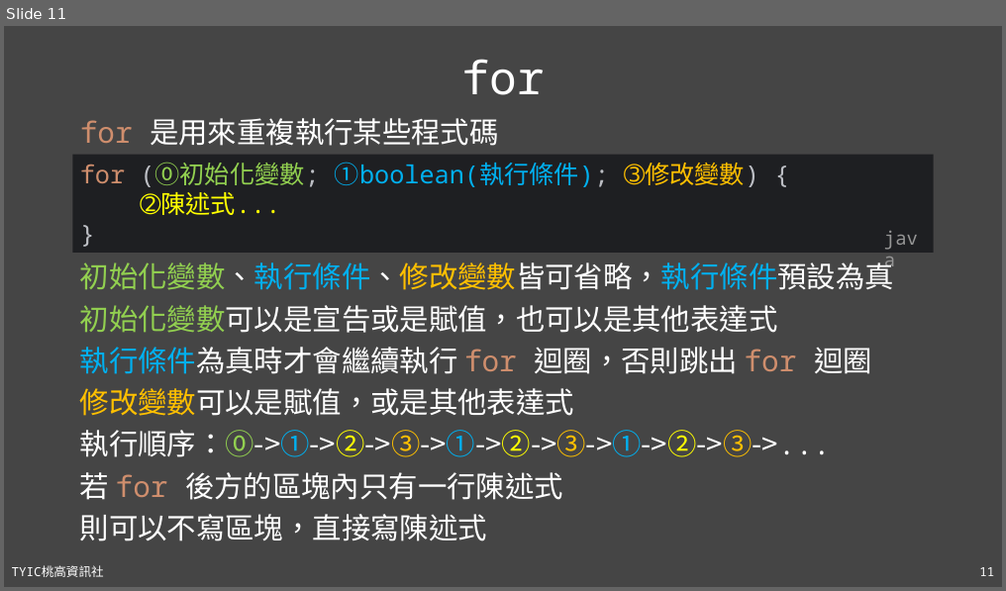
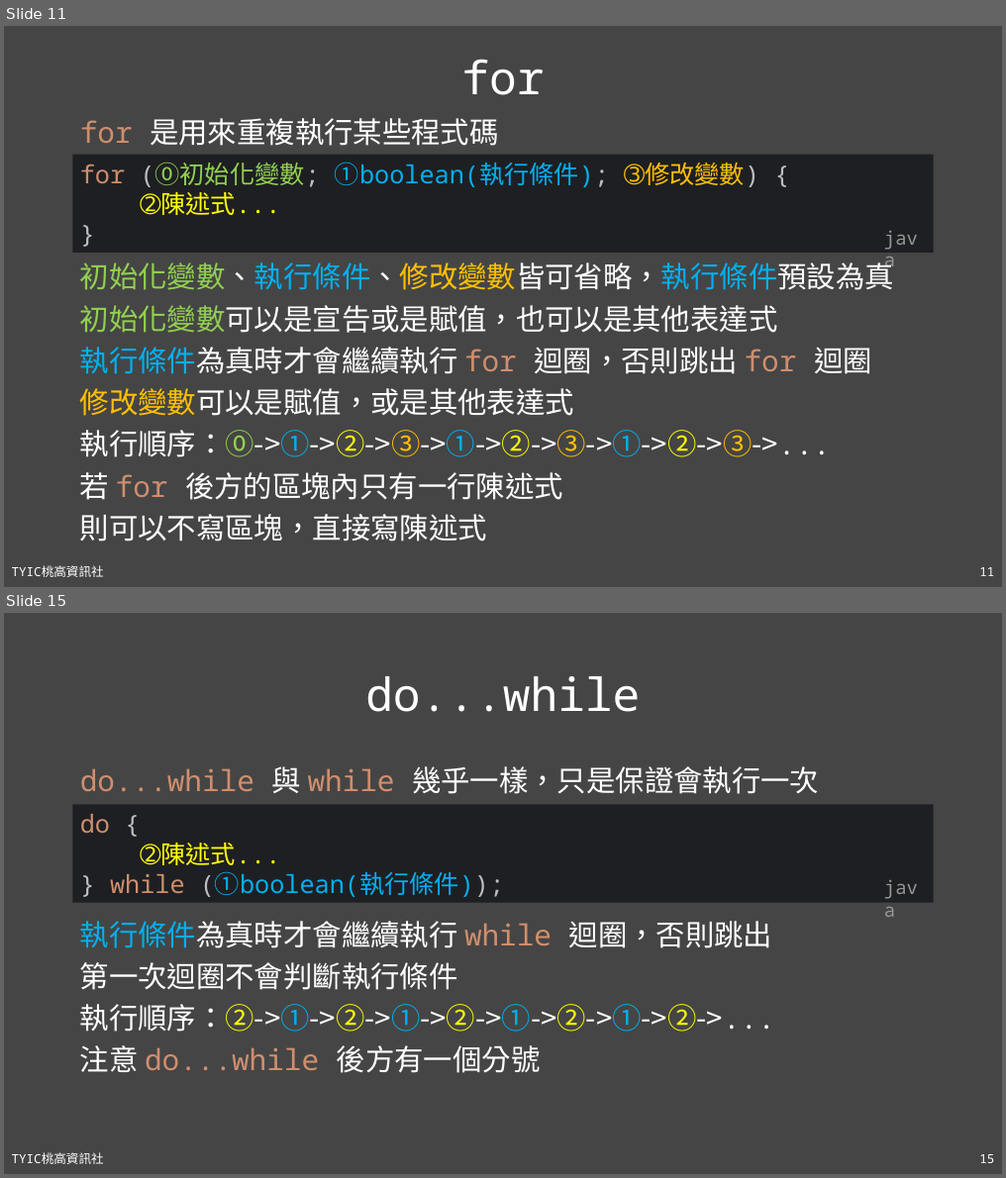
Before and after one commit to TYSHIC/slides, a slide deck: powerpoint/06_流程控制.pptx. Shown one above the other, each under a label of ours: slide 11 before the commit, slides 11 and 15 after it; the slides between them are not shown. The pictures are 1006x591 and 1006x1178 pixels, drawn with LibreOffice and Linux fonts; fonts in the diff are those of the drawing. Boxes give left, top, right and bottom in pixels: in the first picture for what was removed or moved away, otherwise in the second. Text is boxed around its words. In the diff, an @@ line names an element or a change of style, - is before the commit and + after.

```diff
--- a/powerpoint/06_流程控制.pptx
+++ b/powerpoint/06_流程控制.pptx
@@ slide 15 added at (4, 613, 1002, 1174), background #454545; not listed: 2 template elements that a slide beside it also shows @@
@@ title added at (365, 676, 640, 712), 44 pt, text #FFFFFF @@
+do...while
@@ text added at (80, 766, 819, 794), 28 pt, text #CF8E6D @@
+do...while 與 while 幾乎一樣，只是保證會執行一次
@@ rectangle added at (73, 805, 934, 903), fill #1E1F22, 24 pt, text #00B0F0 @@
+do {
+➁陳述式...
+} while (➀boolean(執行條件));
@@ text added at (877, 872, 934, 903), 18 pt, text #969696 @@
+java
@@ text added at (80, 921, 775, 1073), 28 pt, text #FFFFFF @@
+執行條件為真時才會繼續執行 while 迴圈，否則跳出
+第一次迴圈不會判斷執行條件
+執行順序：➁->➀->➁->➀->➁->➀->➁->➀->➁->...
+注意 do...while 後方有一個分號
```
Also in this commit, not shown: 2 slides changed, 6 other slides added, 9 other files.
